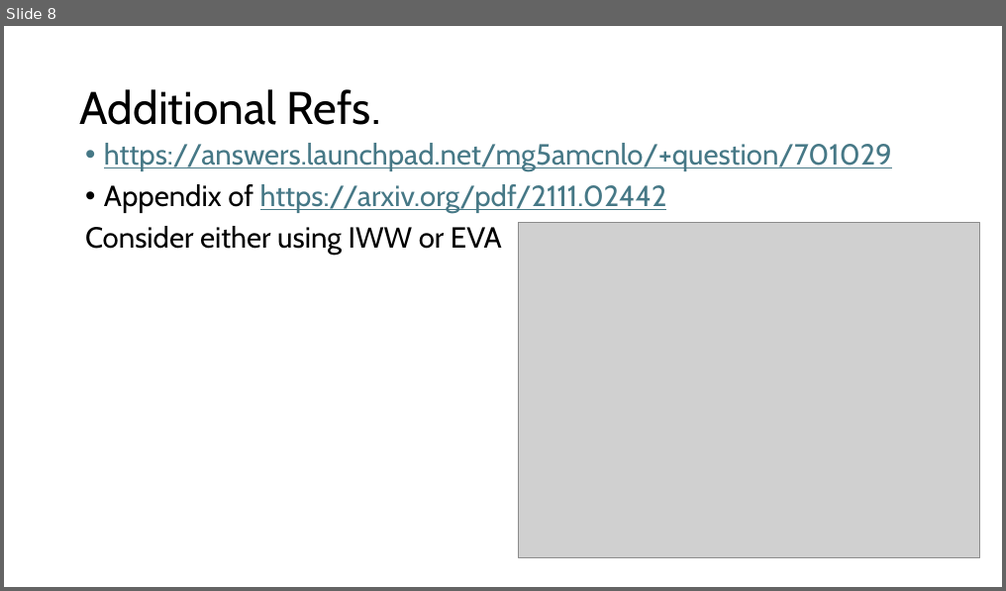
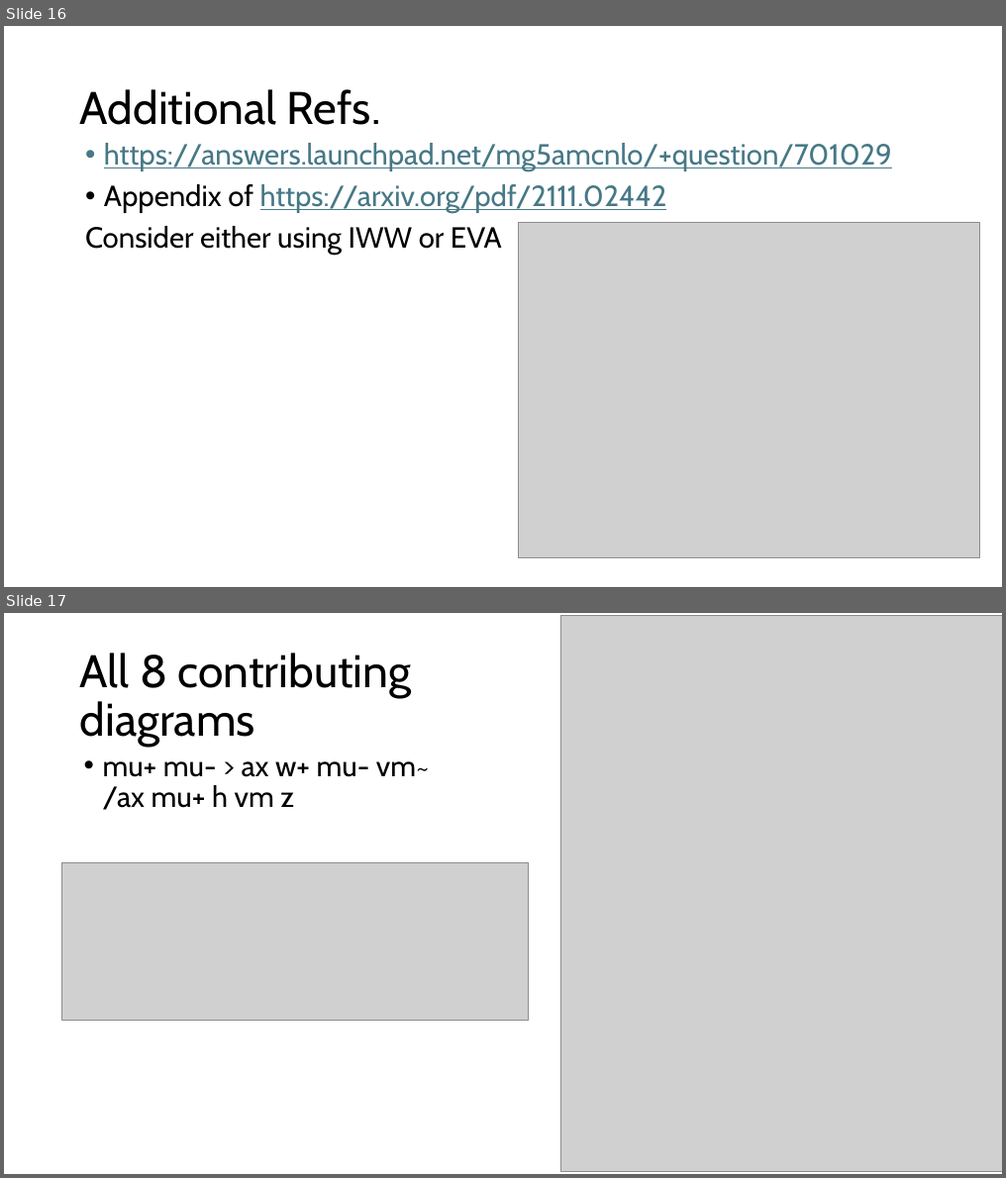
Before and after one commit to ZhenLiuPhys/AxionMuC, a slide deck: Slides/ZL_note_productions.pptx. Shown one above the other, each under a label of ours: slide 8 before the commit, slides 16 and 17 after it. The pictures are 1006x591 and 1006x1178 pixels, drawn with LibreOffice and Linux fonts; fonts in the diff are those of the drawing; grey boxes stand for pictures. Boxes give left, top, right and bottom in pixels: in the first picture for what was removed or moved away, otherwise in the second. Text is boxed around its words. In the diff, an @@ line names an element or a change of style, - is before the commit and + after.

```diff
--- a/Slides/ZL_note_productions.pptx
+++ b/Slides/ZL_note_productions.pptx
@@ slide 17 added at (4, 613, 1002, 1174), background #FFFFFF @@
@@ picture added at (561, 615, 1002, 1171) @@
@@ title added at (80, 653, 412, 747), 44 pt, text #000000 @@
+All 8 contributing diagrams
@@ text added at (103, 761, 430, 810), 28 pt, text #000000 @@
+• mu+ mu- > ax w+ mu- vm~ /ax mu+ h vm z
@@ picture added at (61, 863, 528, 1021) @@
@@ what was slide 8 is now slide 16 @@
```
Also in this commit, not shown: 1 slide changed, 10 other slides added.
